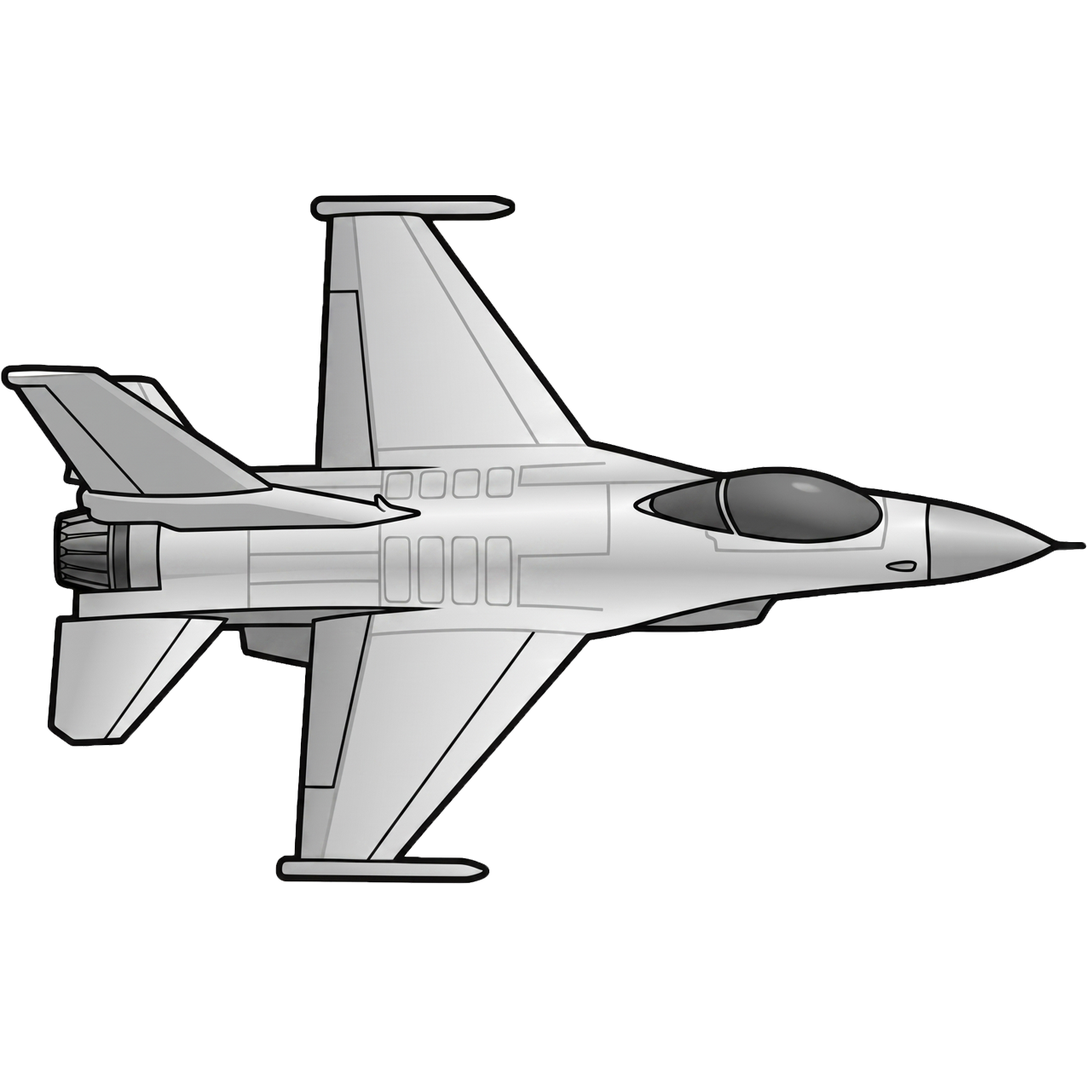
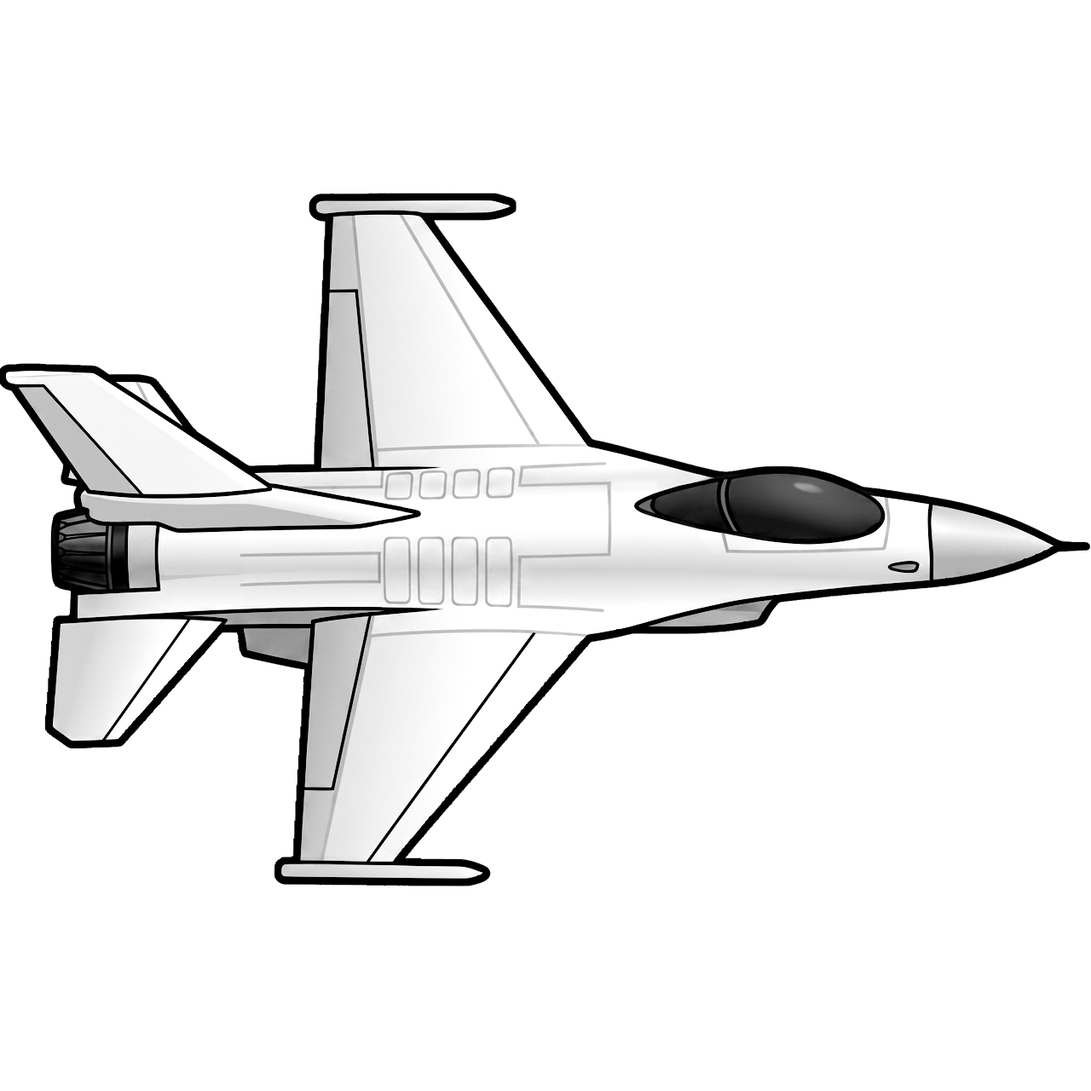
Revision of a layered (1091, 1091) image; what changed, layer by layer:
removed layer "Layer 2" over bbox(0, 194, 1088, 885)
added layer "Layer 9" over bbox(0, 192, 1091, 887)
